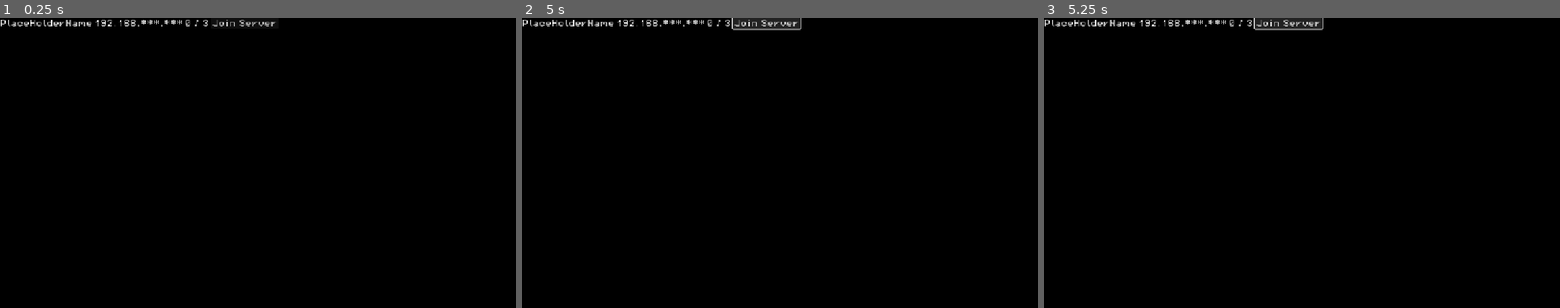
Above: before the commit, frames 1-3 (left to right).
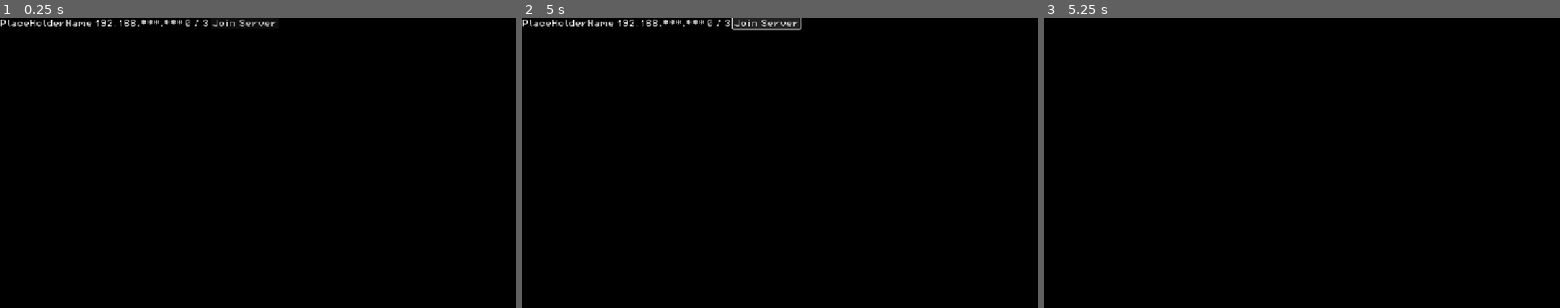
Above: after the commit, the same moments.

Repository: Draftier/Geometric-Invasion-CSS-497
Game: Godot game, scene res://server_info.tscn
Two runs of this game, one before a commit and one after it. Both use one fixed random seed, a clock stepped at 60 frames per second and the inputs below. This scene is started directly instead of the project's main scene. The engine's default icon, where the game draws it, is replaced by a stand-in: a white triangle on a blue panel in a dark square.
Inputs:
- Up to frame 1 (0.25 s): no input
- Up to frame 2 (5 s): tap Enter at 0.5 s; hold Right (right) 0.53-1.25 s; tap X (ability) at 0.6, 3.6 s; click "Join Server" at 1.25 s; hold Down (down) 2.03-2.78 s; tap Z (shoot) at 2.1 s; hold Right (right) 2.78-3.53 s; hold Shift (slow) 2.78-3.53 s; hold Up (up) 3.53-4.28 s; hold Left (left) from 4.28 s (still down); hold Z (shoot) from 4.28 s (still down)
- Up to frame 3 (5.25 s): keep holding Left (left); release Z (shoot) at 5.03 s; tap Shift (slow) at 5.1 s

Frames 1-2 are identical in both runs. In frame 3, 1.0% of the frame differs, in the area x 0-55%, y 0-5%.

Commit message:
Added code to remove server entry from browser if server hasn't broadcast it's info packet for 5 seconds

Diff:
--- a/geometric-invasion/server_browser.gd
+++ b/geometric-invasion/server_browser.gd
@@ -41,6 +41,7 @@
 			if i.name == server_info.server_dictionary["name"]:
 				i.get_node("IpAddressLabel").text = server_info.server_ip
 				i.get_node("PlayerCountLabel").text = str(server_info.server_dictionary["player_count"])
+				i.reset_timer()
 				return
 
 		add_server_to_server_list(server_info)
--- a/geometric-invasion/server_info.gd
+++ b/geometric-invasion/server_info.gd
@@ -1,6 +1,21 @@
 extends HBoxContainer
 
 @onready var ip_address_label : Label = %IpAddressLabel
+@onready var stale_server_timer : Timer = %StaleServerTimer
+
+signal entry_refreshed
+
+func _ready() -> void:
+	stale_server_timer.start()
+
+func reset_timer() -> void:
+	stale_server_timer.stop()
+	stale_server_timer.start()
 
 func _on_join_button_pressed() -> void:
 	NetworkManager.start_client(ip_address_label.text)
+
+func _on_stale_server_timer_timeout() -> void:
+	# If server is not refreshed enough (timer is not reset enough)
+	# Remove server entry
+	self.queue_free()
--- a/geometric-invasion/server_info.tscn
+++ b/geometric-invasion/server_info.tscn
@@ -32,4 +32,9 @@
 theme_override_fonts/font = ExtResource("3_ejxhj")
 text = "Join Server"
 
+[node name="StaleServerTimer" type="Timer" parent="." unique_id=1041062561]
+unique_name_in_owner = true
+wait_time = 5.0
+
 [connection signal="pressed" from="JoinButton" to="." method="_on_join_button_pressed"]
+[connection signal="timeout" from="StaleServerTimer" to="." method="_on_stale_server_timer_timeout"]
